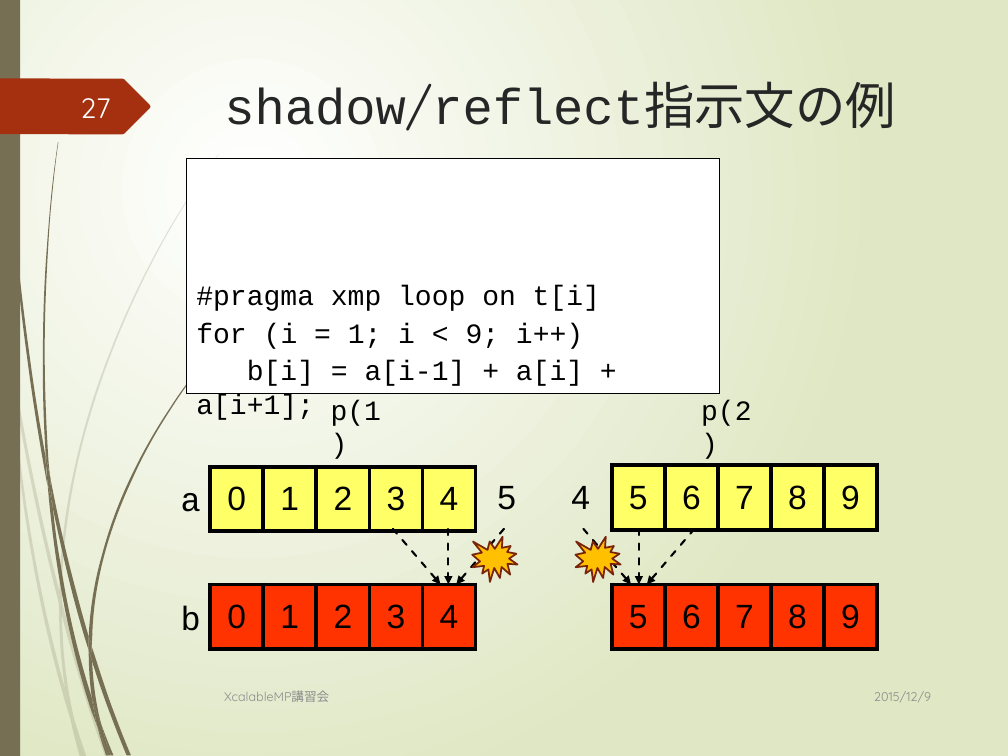
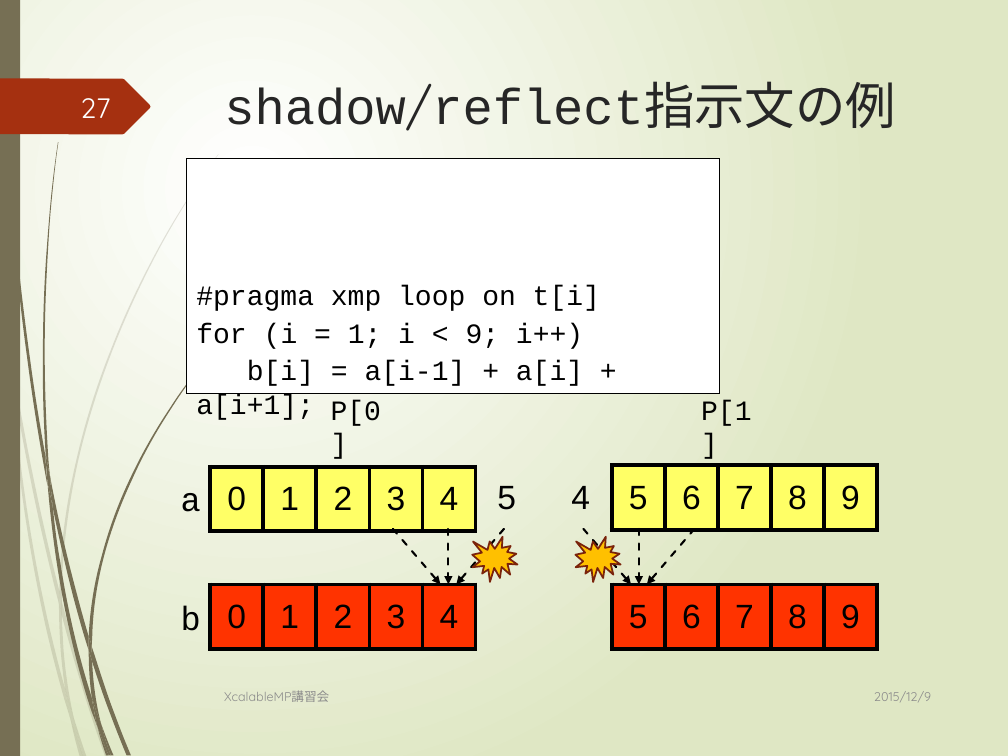
Before and after one commit to XcalableMP/Lecture, a slide deck: slide 27 of beginner/1.overview.pptx. Drawn at 1008x756 pixels with LibreOffice and Linux fonts; fonts in the diff are those of the drawing. Boxes give left, top, right and bottom in pixels: in the first picture for what was removed or moved away, otherwise in the second. Text is boxed around its words. In the diff, an @@ line names an element or a change of style, - is before the commit and + after.

```diff
--- a/beginner/1.overview.pptx
+++ b/beginner/1.overview.pptx
@@ text at bbox=[331, 400, 381, 426]: text changed @@
-p(1)
+P[0]
@@ text at bbox=[701, 400, 751, 426]: text changed @@
-p(2)
+P[1]
```
Also in this commit, not shown: 2 other slides changed, 1 other file.
